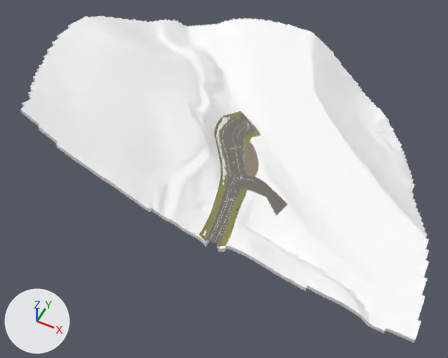
What one commit did to the glTF model app/world/hand/conz_7.glb.
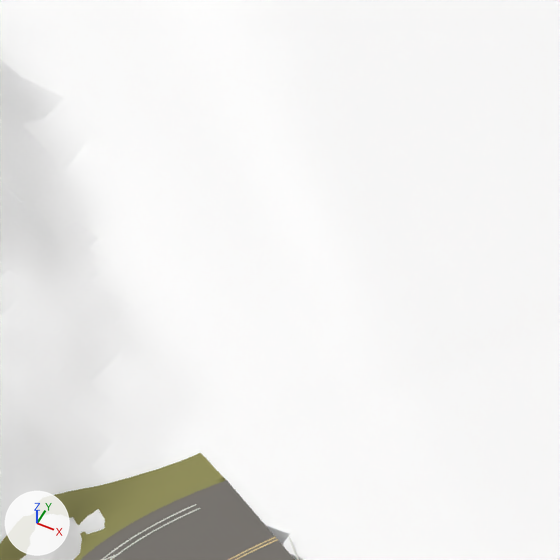
The first picture shows the older version from a 50 mm lens placed at (113.0, -238.0, 379.0), pointed at (-13.0, 14.0, 64.0). The close-ups show the older and then the newer version on the part from 49% to 62% of the width and 17% to 34% of the height of that picture. Only the edits that show in the close-ups are written down. Lighting does not change. The marker at lower left points along +X, +Y and +Z.

The older version as bpy lines, for what is in view:
```python
me_mesh_0 = bpy.data.meshes.new('Mesh_0')
me_mesh_0.from_pydata(...)  # 244 vertices, 242 faces; spans x 1799.5..1846.1, y 445.6..563.0, z 83.3..96.4
me_mesh_0.materials.append(mat_asphalt)  # grey #75716b
me_mesh_1 = bpy.data.meshes.new('Mesh_1')
me_mesh_1.from_pydata(...)  # 632 vertices, 1126 faces; spans x 1795.5..1837.6, y 445.4..565.2, z 79.9..99.1
me_mesh_1.materials.append(mat_verge)  # yellow #8d8b53
me_mesh_27 = bpy.data.meshes.new('Mesh_27')
me_mesh_27.from_pydata(...)  # 17261 vertices, 35516 faces; spans x 1688.0..1960.0, y 442.0..676.0, z 37.0..148.0
me_mesh_27.materials.append(mat_hand_terrain)  # white #ffffff
ob_road7 = bpy.data.objects.new('road7', me_mesh_0)
ob_road7.location = (-1826.33, -503.21, 0.0)
ob_terrain7 = bpy.data.objects.new('terrain7', me_mesh_27)
ob_terrain7.location = (-1826.33, -503.21, 0.0)
ob_verge7l = bpy.data.objects.new('verge7L', me_mesh_1)
ob_verge7l.location = (-1826.33, -503.21, 0.0)
```
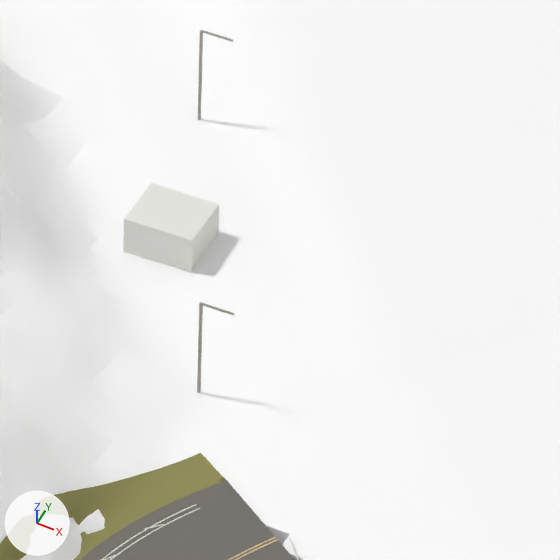
Diff of the bpy script that builds the scene:
```diff
--- a/app/world/hand/conz_7.glb.py
+++ b/app/world/hand/conz_7.glb.py
@@ me_mesh_26_1 @@
+me_mesh_26_1.from_pydata([(1786.85, 588.58, 83.26), (1792.85, 588.58, 83.26), (1792.85, 588.58, 86.76), (1786.85, 588.58, 86.76), (1792.85, 583.58, 83.26), (1792.85, 583.58, 86.76), (1786.85, 583.58, 83.26), (1786.85, 583.58, 86.76)], [], [(0, 1, 2), (0, 2, 3), (1, 4, 5), (1, 5, 2), (4, 6, 7), (4, 7, 5), (6, 0, 3), (6, 3, 7), (3, 2, 5), (3, 5, 7)])
+me_mesh_26_1.materials.append(mat_sign_white)  # white #e6e6e1
@@ me_mesh_25_1 @@
+me_mesh_25_1.from_pydata(...)  # 48 vertices, 60 faces; spans x 1785.3..1832.5, y 571.3..619.2, z 80.9..93.2
+me_mesh_25_1.materials.append(mat_kerb)  # grey #aaa79d
@@ ob_posts_booth7 @@
+ob_posts_booth7 = bpy.data.objects.new('posts_booth7', me_mesh_26_1)
+ob_posts_booth7.location = (-1826.33, -503.21, 0.0)
@@ ob_posts_lamp7 @@
+ob_posts_lamp7 = bpy.data.objects.new('posts_lamp7', me_mesh_25_1)
+ob_posts_lamp7.location = (-1826.33, -503.21, 0.0)
```

Changed parts and their boxes [x1, y1, x2, y2] in the close-ups (560 x 560 px):
'posts_booth7', added: after [123, 183, 219, 272]
'posts_lamp7', added: after [197, 30, 234, 393]
